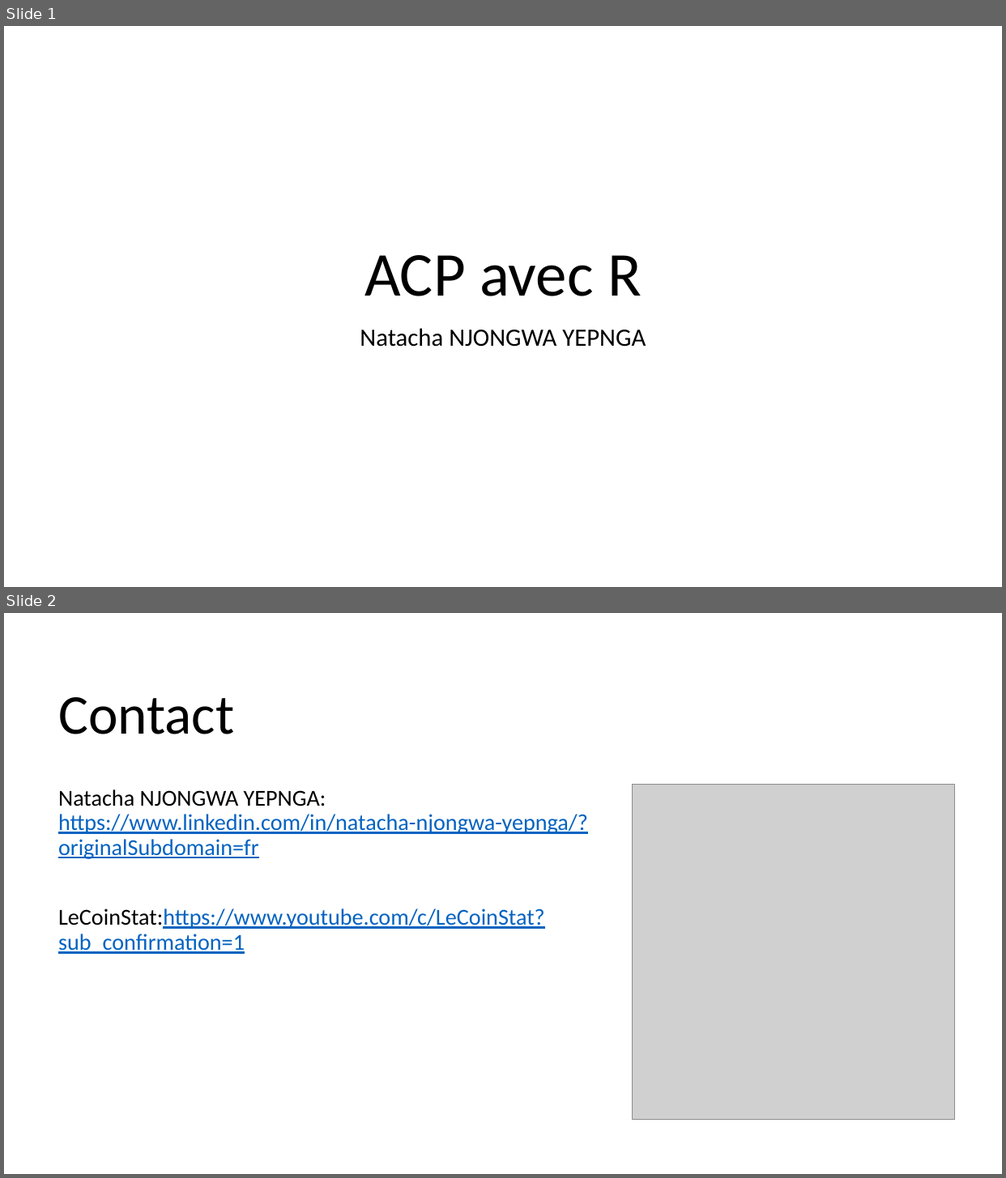
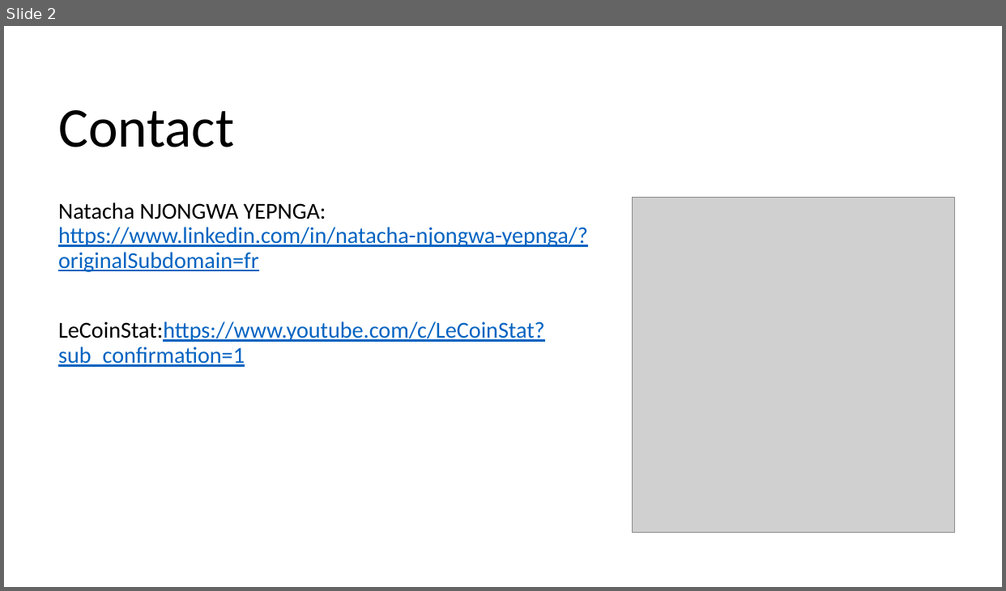
Before and after one commit to LeCoinStat/WAS, a slide deck: WAS20/Présentation1.pptx. Shown one above the other, each under a label of ours: slides 1 and 2 before the commit, slide 2 after it. The pictures are 1006x1178 and 1006x591 pixels, drawn with LibreOffice and Linux fonts; fonts in the diff are those of the drawing; grey boxes stand for pictures. Boxes give left, top, right and bottom in pixels: in the first picture for what was removed or moved away, otherwise in the second. Text is boxed around its words. In the diff, an @@ line names an element or a change of style, - is before the commit and + after.

```diff
--- a/WAS20/Présentation1.pptx
+++ b/WAS20/Présentation1.pptx
@@ slide 1 removed at [4,26,1002,587], background #FFFFFF @@
@@ title removed at [364,255,641,297] @@
-ACP avec R
@@ subtitle removed at [360,328,646,347] @@
-Natacha NJONGWA YEPNGA
```
Also in this commit, not shown: 17 slides added, 2 other slides removed, 1 other file.
